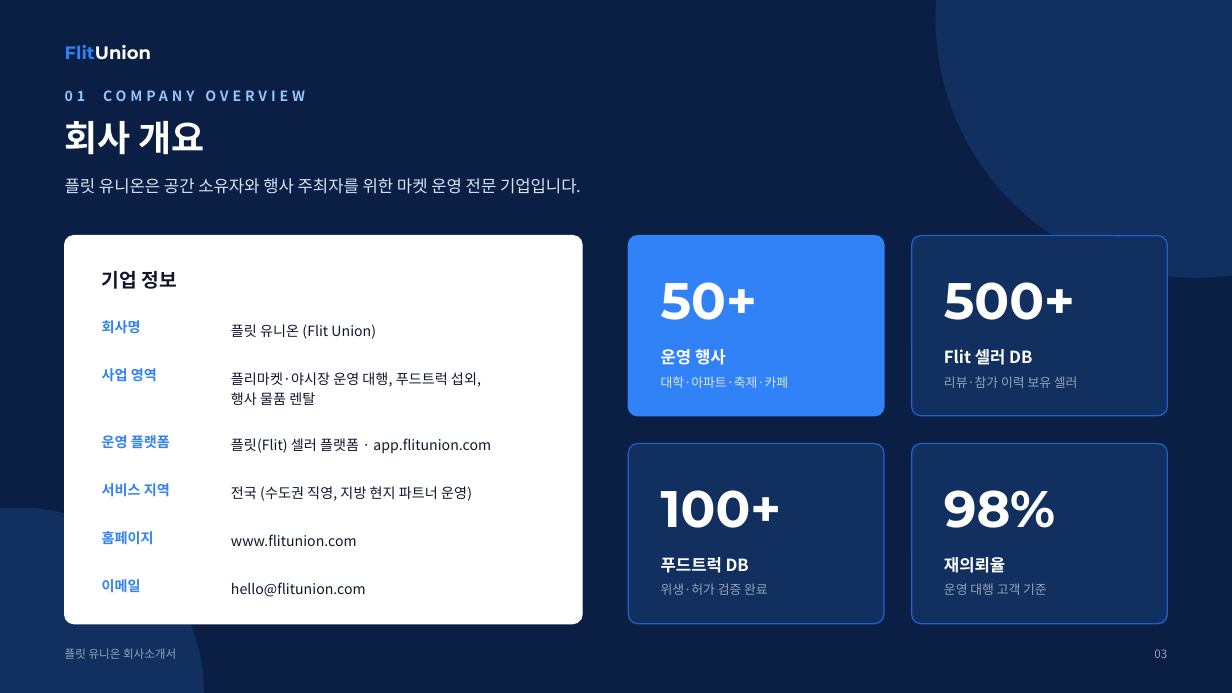
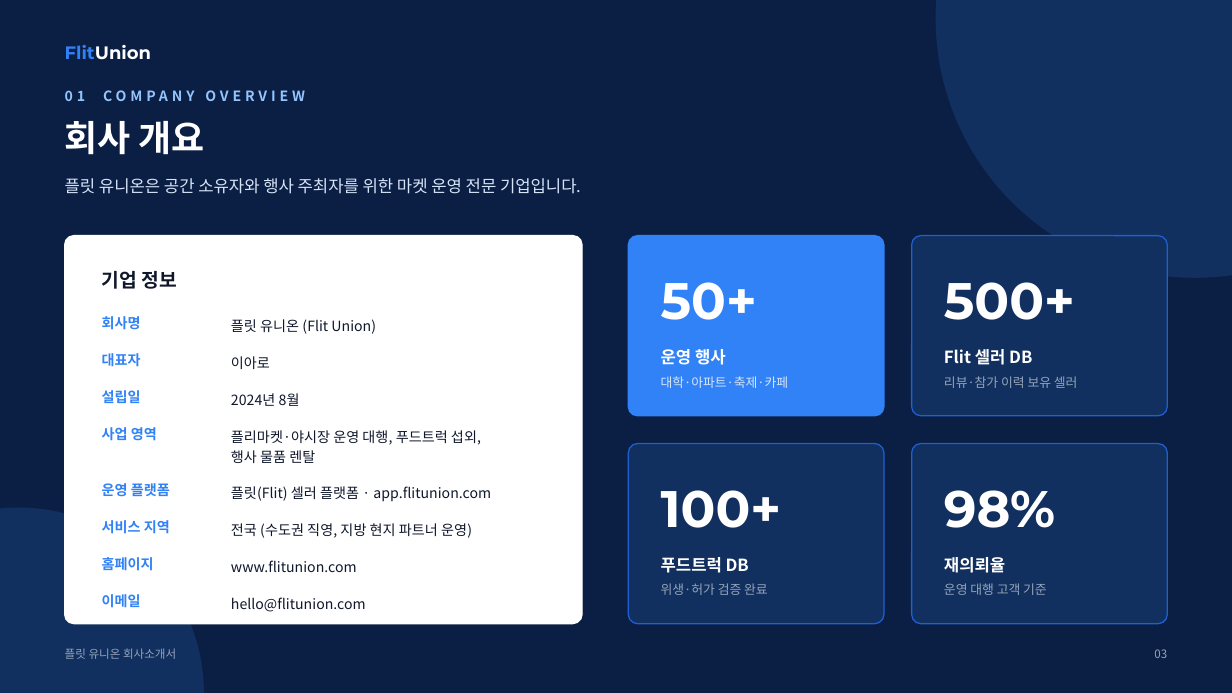
Before and after one commit to leearo9528-creator/Flitunion, a slide deck: slide 3 of docs/flitunion-company-profile.pptx. Drawn at 1232x693 pixels with LibreOffice and Linux fonts; fonts in the diff are those of the drawing. Boxes give left, top, right and bottom in pixels: in the first picture for what was removed or moved away, otherwise in the second. Text is boxed around its words. In the diff, an @@ line names an element or a change of style, - is before the commit and + after.

```diff
--- a/docs/flitunion-company-profile.pptx
+++ b/docs/flitunion-company-profile.pptx
@@ text "회사명": place and size @@
-text "회사명" at (102,320,141,334)
+text "회사명" at (102,316,141,330)
@@ text "플릿 유니온 (Flit Union)": place and size @@
-text "플릿 유니온 (Flit Union)" at (231,324,376,339)
+text "플릿 유니온 (Flit Union)" at (231,319,376,334)
@@ text added at (102,353,141,367), 11 pt, text #3182F6, bold @@
+대표자
@@ text added at (231,356,270,369), 11 pt, text #0F172A @@
+이아로
@@ text added at (102,390,141,403), 11 pt, text #3182F6, bold @@
+설립일
@@ text added at (231,393,300,406), 11 pt, text #0F172A @@
+2024년 8월
@@ text "사업 영역": place and size @@
-text "사업 영역" at (102,368,157,382)
+text "사업 영역" at (102,427,157,441)
@@ text "플리마켓·야시장 운영 대행, 푸드트럭 섭외,": place and size @@
-text "플리마켓·야시장 운영 대행, 푸드트럭 섭외," at (231,372,481,405)
+text "플리마켓·야시장 운영 대행, 푸드트럭 섭외," at (231,430,481,463)
@@ text "운영 플랫폼": place and size @@
-text "운영 플랫폼" at (102,435,170,449)
+text "운영 플랫폼" at (102,483,170,497)
@@ text "플릿(Flit) 셀러 플랫폼 · app.flitunion.com": place and size @@
-text "플릿(Flit) 셀러 플랫폼 · app.flitunion.com" at (231,438,491,454)
+text "플릿(Flit) 셀러 플랫폼 · app.flitunion.com" at (231,486,491,502)
@@ text "서비스 지역": place and size @@
-text "서비스 지역" at (102,483,170,497)
+text "서비스 지역" at (102,520,170,534)
@@ text "전국 (수도권 직영, 지방 현지 ...": place and size @@
-text "전국 (수도권 직영, 지방 현지 ..." at (231,486,472,501)
+text "전국 (수도권 직영, 지방 현지 ..." at (231,523,472,538)
@@ text "홈페이지": place and size @@
-text "홈페이지" at (102,531,154,545)
+text "홈페이지" at (102,557,154,571)
@@ text "www.flitunion.com": place and size @@
-text "www.flitunion.com" at (231,534,357,546)
+text "www.flitunion.com" at (231,560,357,572)
@@ text "이메일": place and size @@
-text "이메일" at (102,579,141,593)
+text "이메일" at (102,594,141,608)
@@ text "hello@flitunion.com": place and size @@
-text "hello@flitunion.com" at (231,582,366,597)
+text "hello@flitunion.com" at (231,597,366,612)
```
Also in this commit, not shown: 2 other files.
